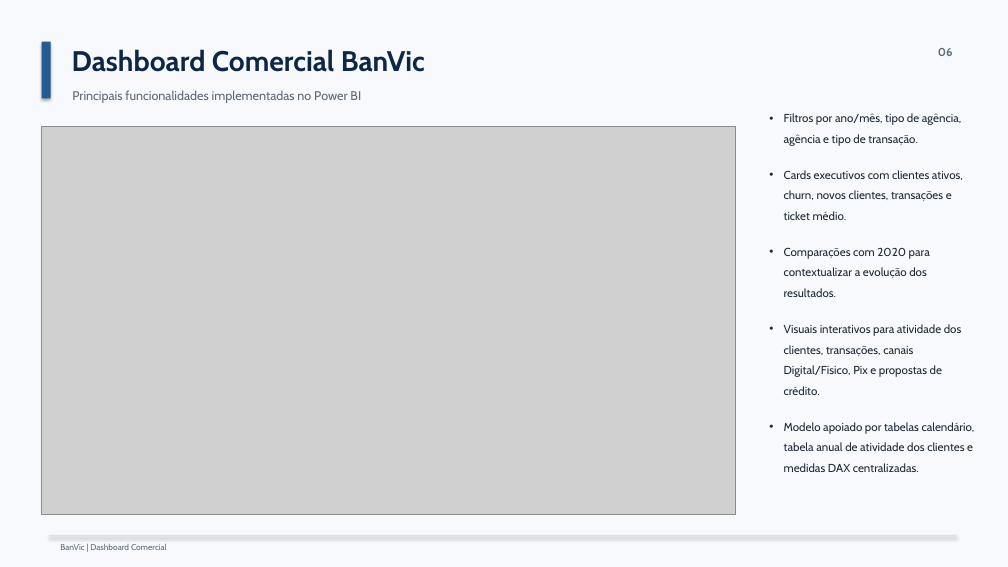
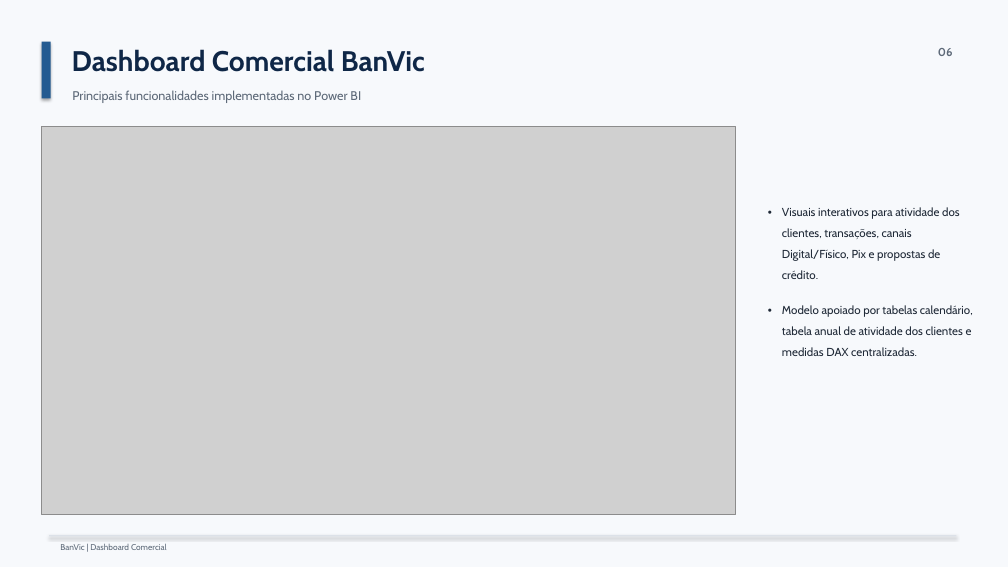
Before and after one commit to luiz-ed-ferreira/Project_BanvicDataAnalytics, a slide deck: slide 9 of docs/Desafio Indicium AI - BanVic Apresentação Final - Luiz Eduardo Ferreira.pptx (slide 6 before the commit). Drawn at 1008x567 pixels with LibreOffice and Linux fonts; fonts in the diff are those of the drawing; grey boxes stand for pictures. Boxes give left, top, right and bottom in pixels: in the first picture for what was removed or moved away, otherwise in the second. Text is boxed around its words. In the diff, an @@ line names an element or a change of style, - is before the commit and + after.

```diff
--- a/docs/Desafio Indicium AI - BanVic Apresentação Final - Luiz Eduardo Ferreira.pptx
+++ b/docs/Desafio Indicium AI - BanVic Apresentação Final - Luiz Eduardo Ferreira.pptx
@@ text at (784,113,963,297): paragraphs removed @@
-• Filtros por ano/mês, tipo de agência, agência e tipo de transação.
-• Cards executivos com clientes ativos, churn, novos clientes, transações e ticket médio.
-• Comparações com 2020 para contextualizar a evolução dos resultados.
@@ text "Visuais interativos para atividade dos ...": place and size @@
-text "Visuais interativos para atividade dos ..." at (784,113,975,472)
+text "Visuais interativos para atividade dos ..." at (782,207,973,356)
```
Also in this commit, not shown: 5 other slides changed, 2 other files.
